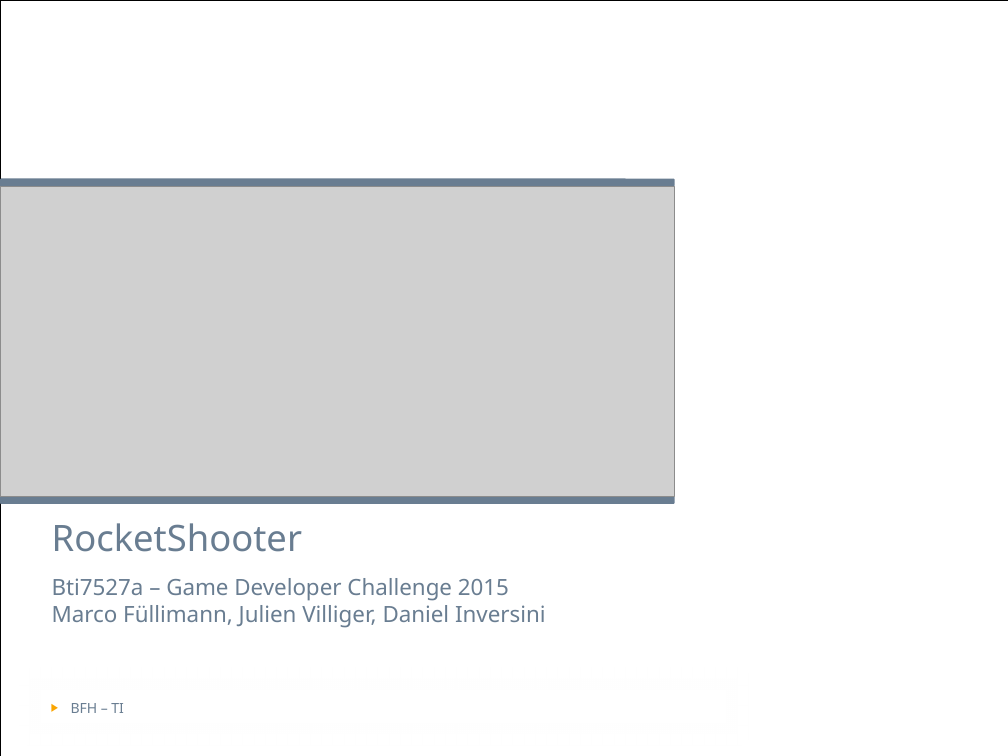
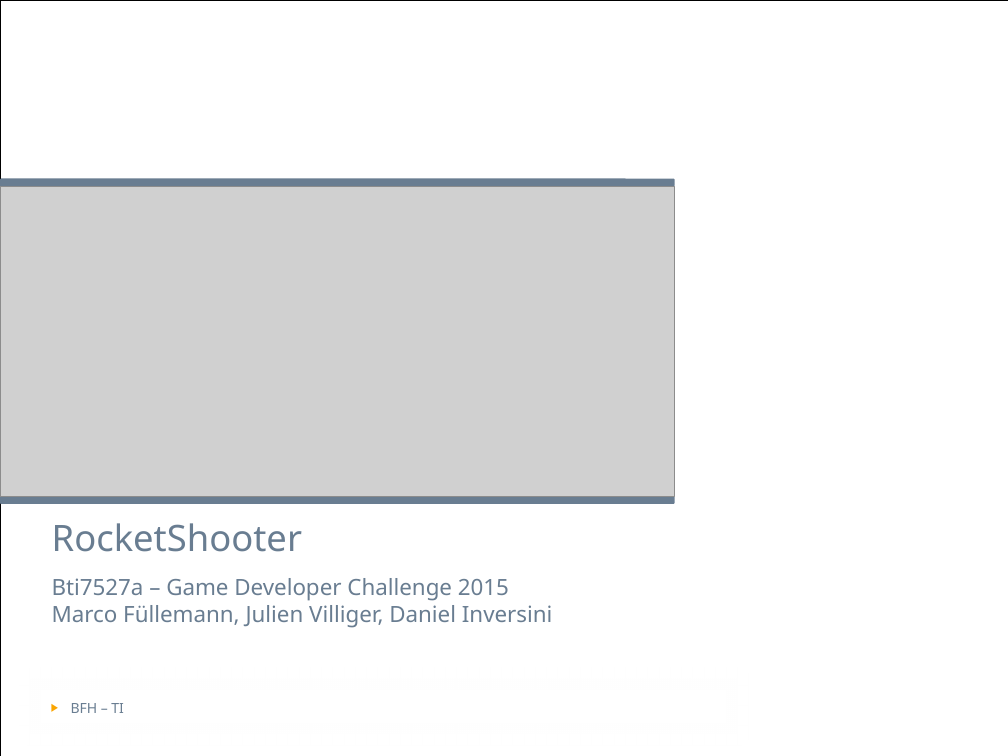
Before and after one commit to villj2/ch.bfh.bti7527aGameDevelopment, a slide deck: slide 1 of Docs/RocketShooter.pptx. Drawn at 1008x756 pixels with LibreOffice and Linux fonts; fonts in the diff are those of the drawing; grey boxes stand for pictures; background and template pictures are left out. Boxes give left, top, right and bottom in pixels: in the first picture for what was removed or moved away, otherwise in the second. Text is boxed around its words. In the diff, an @@ line names an element or a change of style, - is before the commit and + after.

Commit message:
updated presentation

```diff
--- a/Docs/RocketShooter.pptx
+++ b/Docs/RocketShooter.pptx
@@ subtitle at (52,605,553,628): text changed @@
-Marco Füllimann, Julien Villiger, Daniel Inversini
+Marco Füllemann, Julien Villiger, Daniel Inversini
```
Also in this commit, not shown: 2 slides added, 1 slide removed.
